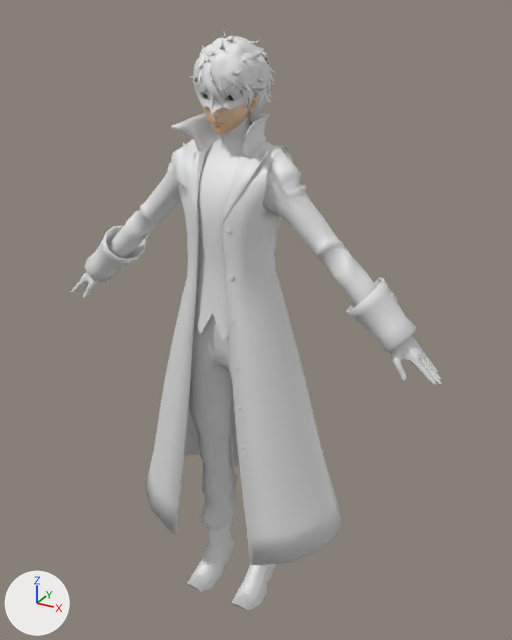
An edit to the glTF model assets/lisa/sixty/lisa.glb, drawn before and after from the same camera.
One viewpoint serves both versions: a 50 mm camera at (3.76, -6.17, 2.08) aimed at (0.11, 0.48, -1.25). Every picture has the same lights, and +X, +Y and +Z are marked at lower left. The first picture is the older version. Where no turn or scale is listed for an object, it has been applied to the vertices. Vertices at exactly the same position are counted once.

Objects in the first picture: 'Joker_Body', 'Joker_Face', 'Joker_Hair', 'Joker_Hands' and 1 more.
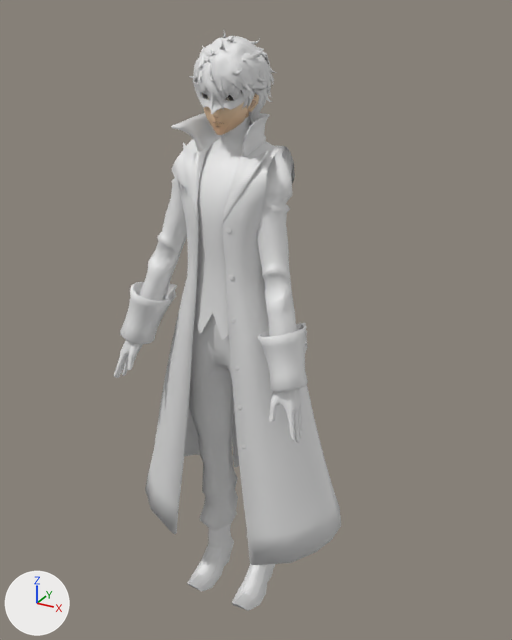
Pixel boxes (x1, y1, x2, y2) of what changed, in the pictures (512 x 640 px; the box of a moved part takes in the faces that stretch with it):
'Joker_Body', reshaped (33% narrower): before (85, 113, 416, 611); after (120, 113, 341, 611)
'Joker_Hands', reshaped (49% narrower, 9% shorter): before (71, 272, 442, 385); after (113, 340, 303, 443)
part 1 of me_joker_body, moved or reshaped: before (85, 142, 416, 352); after (120, 146, 308, 392)
part 2 of me_joker_hands, moved or reshaped: before (71, 272, 99, 298); after (113, 340, 143, 378)
part 3 of me_joker_hands, moved or reshaped: before (390, 335, 442, 385); after (269, 388, 300, 443)

The change, as a list of edits to the scene's bpy script:
```text
Change me_joker_body:
    used by ob_joker_body; location = (0.0, 0.0, 0.0)
    remove me_joker_body.from_pydata(...)  # 3292 vertices, 6172 faces; spans x -2.08..2.05, y -0.52..1.2, z -4.9..1.1
    add me_joker_body.from_pydata(...)  # 3292 vertices, 6172 faces; spans x -1.35..1.35, y -0.57..1.2, z -4.9..1.1
    me_joker_body part 1: 651 of 3292 vertices moved; they spanned x -2.08..2.05, y -0.1..0.72, z -1.1..0.71 and now span x -1.21..1.13, y -0.57..0.47, z -1.59..0.61; mean shift (-0.03, -0.31, -0.33); largest move (1.93, 0.45, -1.0) -> (0.96, -0.11, -1.58)
    other edits to the shape of me_joker_body do not show in these pictures
Change me_joker_hands:
    used by ob_joker_hands; location = (0.0, 0.0, 0.0)
    remove me_joker_hands.from_pydata(...)  # 1234 vertices, 2440 faces; spans x -2.41..2.38, y 0.0..0.36, z -1.35..-0.72
    add me_joker_hands.from_pydata(...)  # 1234 vertices, 2440 faces; spans x -1.25..1.16, y -0.62..-0.15, z -2.03..-1.22
    me_joker_hands part 2: the loose piece of 617 vertices spanning x -2.41..-1.81, y 0.0..0.36, z -1.27..-0.72 is multiplied about its middle by the matrix ((0.868, -0.065, -0.492), (0.171, 0.97, 0.174), (0.466, -0.235, 0.853)), then moved by (1.0, -0.56, -0.55)
    me_joker_hands part 3: the loose piece of 617 vertices spanning x 1.78..2.38, y 0.0..0.36, z -1.35..-0.81 is multiplied about its middle by the matrix ((0.868, 0.065, 0.492), (-0.171, 0.97, 0.174), (-0.466, -0.235, 0.853)), then moved by (-1.05, -0.59, -0.58)
```
